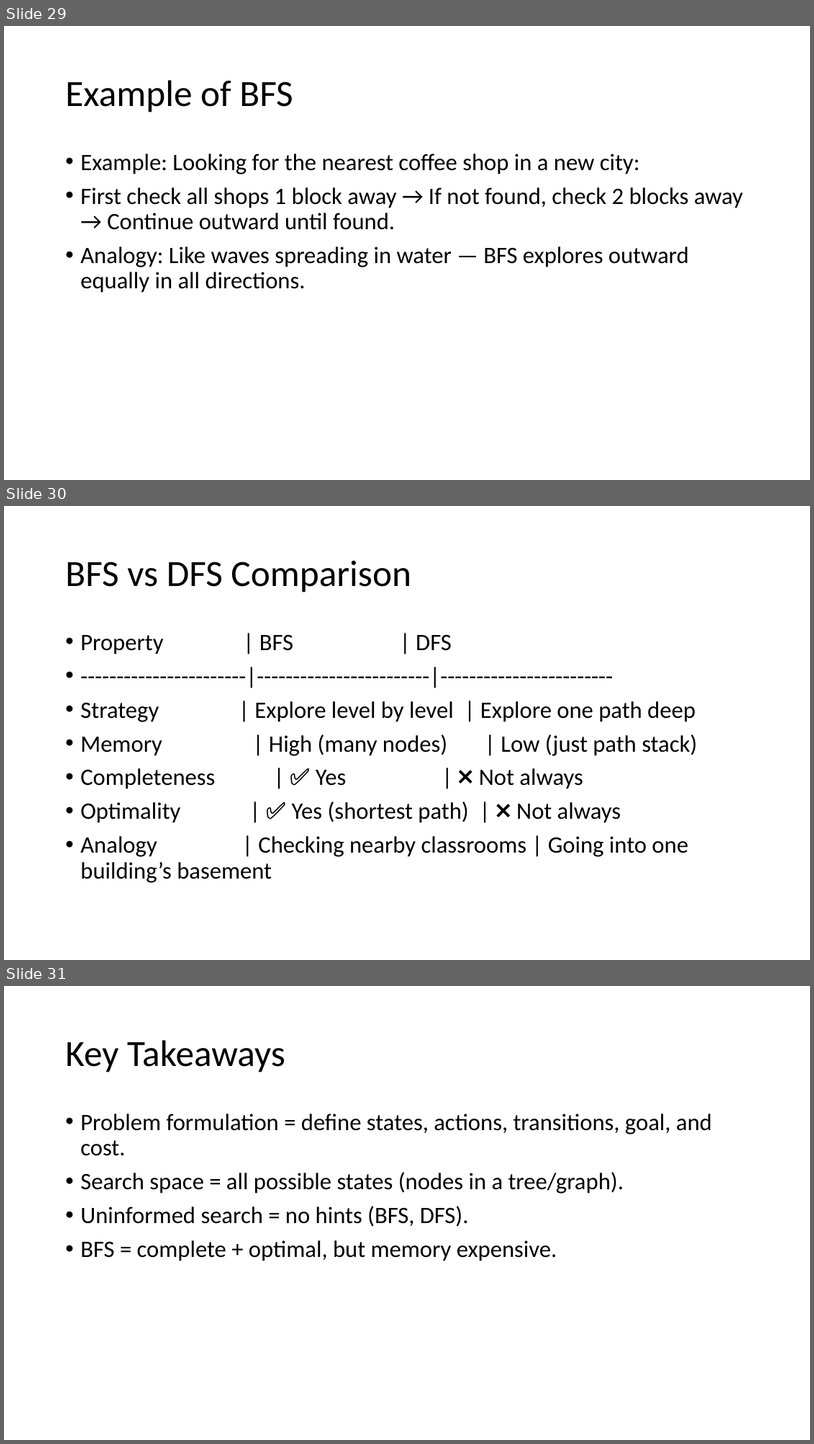
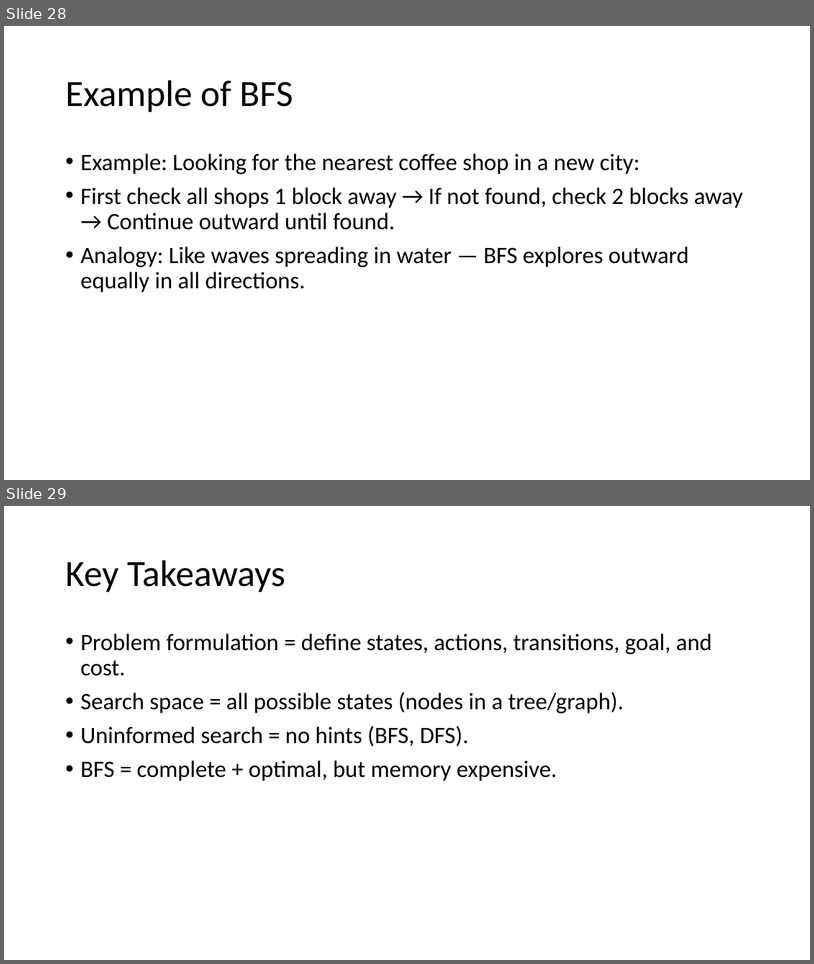
Before and after one commit to aimlresearcher/CUI, a slide deck: ppts/Fundamentals of AI.pptx. Shown one above the other, each under a label of ours: slides 29, 30 and 31 before the commit, slides 28 and 29 after it. The pictures are 814x1444 and 814x964 pixels, drawn with LibreOffice and Linux fonts; fonts in the diff are those of the drawing. Boxes give left, top, right and bottom in pixels: in the first picture for what was removed or moved away, otherwise in the second. Text is boxed around its words. In the diff, an @@ line names an element or a change of style, - is before the commit and + after.

Commit message:
hi

```diff
--- a/ppts/Fundamentals of AI.pptx
+++ b/ppts/Fundamentals of AI.pptx
@@ slide 30 removed at box(4, 506, 810, 960), background #FFFFFF @@
@@ title removed at box(65, 560, 412, 592) @@
-BFS vs DFS Comparison
@@ text removed at box(80, 634, 697, 883) @@
-• Property | BFS | DFS
-• -----------------------|------------------------|------------------------
-• Strategy | Explore level by level | Explore one path deep
-• Memory | High (many nodes) | Low (just path stack)
-• Completeness | ✅ Yes | ❌ Not always
-• Optimality | ✅ Yes (shortest path) | ❌ Not always
-• Analogy | Checking nearby classrooms | Going into one building’s basement
@@ what was slide 29 is now slide 28 @@
@@ what was slide 31 is now slide 29 @@
```
Also in this commit, not shown: 1 other slide removed.
